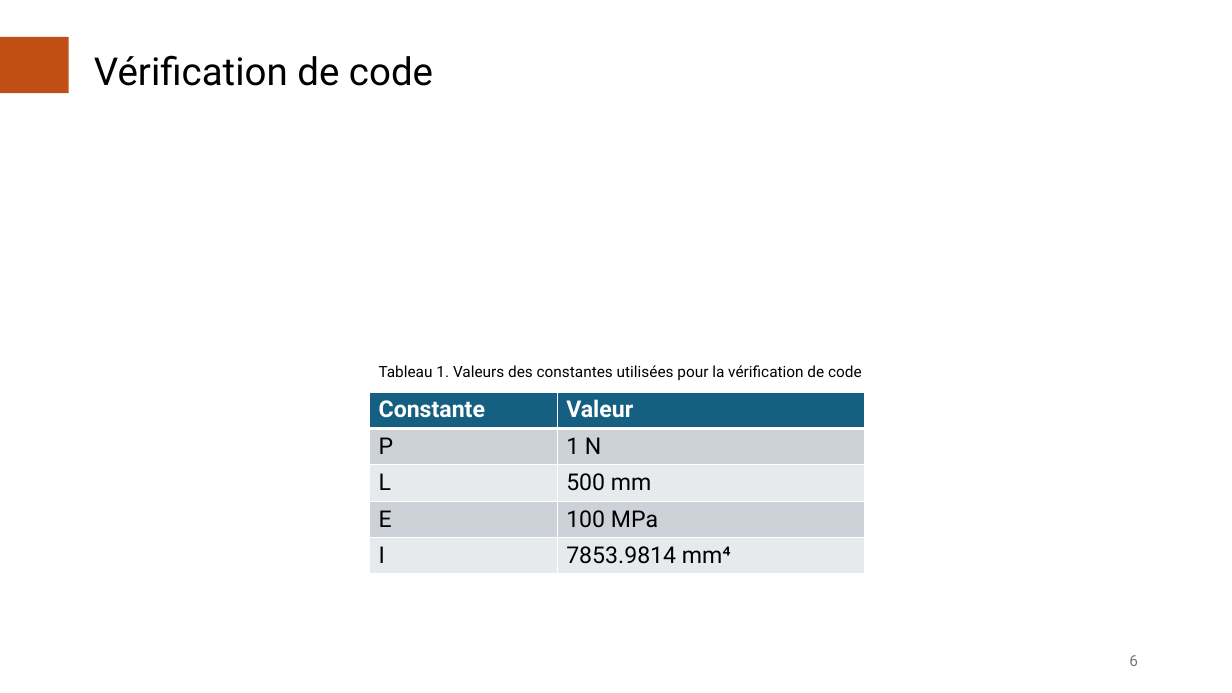
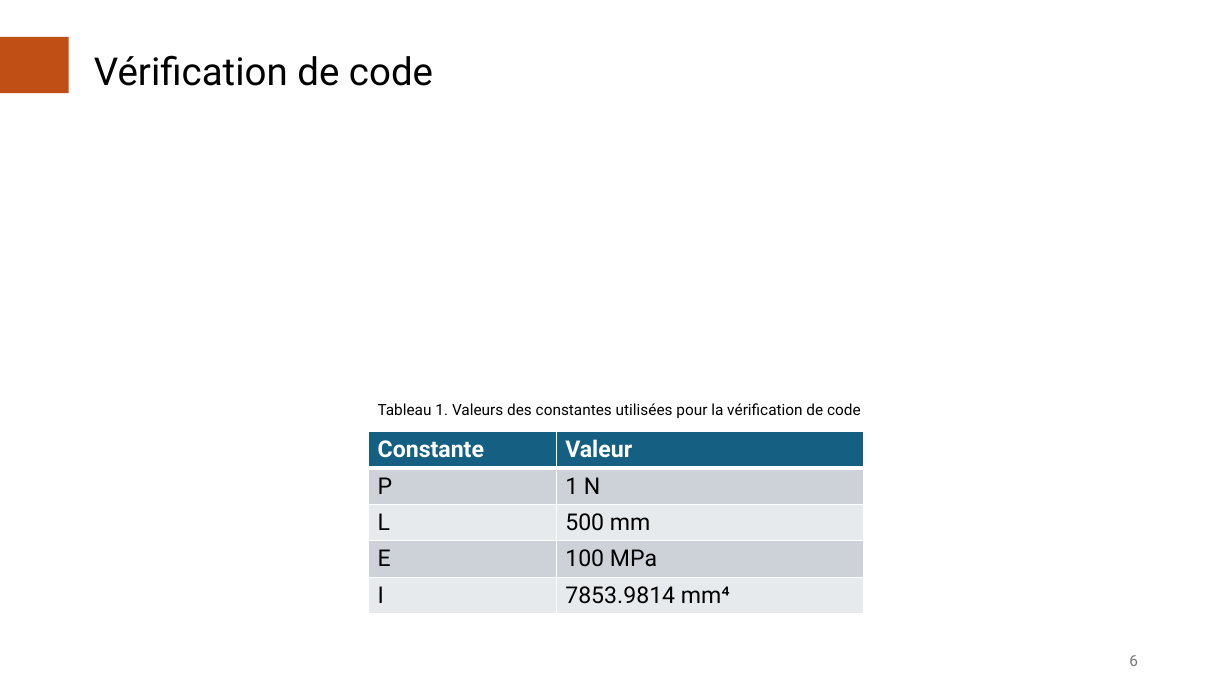
Before and after one commit to AcileSf/MEC8211ProjetFinal, a slide deck: slide 6 of Presentation_Projet.pptx. Drawn at 1232x693 pixels with LibreOffice and Linux fonts; fonts in the diff are those of the drawing; grey boxes stand for pictures. Boxes give left, top, right and bottom in pixels: in the first picture for what was removed or moved away, otherwise in the second. Text is boxed around its words. In the diff, an @@ line names an element or a change of style, - is before the commit and + after.

```diff
--- a/Presentation_Projet.pptx
+++ b/Presentation_Projet.pptx
@@ text "Tableau 1. Valeurs des constantes ...": place and size @@
-text "Tableau 1. Valeurs des constantes ..." at box(379, 365, 862, 380)
+text "Tableau 1. Valeurs des constantes ..." at box(378, 403, 861, 418)
@@ table: place and size @@
-table at box(370, 392, 865, 577)
+table at box(369, 432, 864, 616)
```
Also in this commit, not shown: 5 other slides changed, 1 other file.
